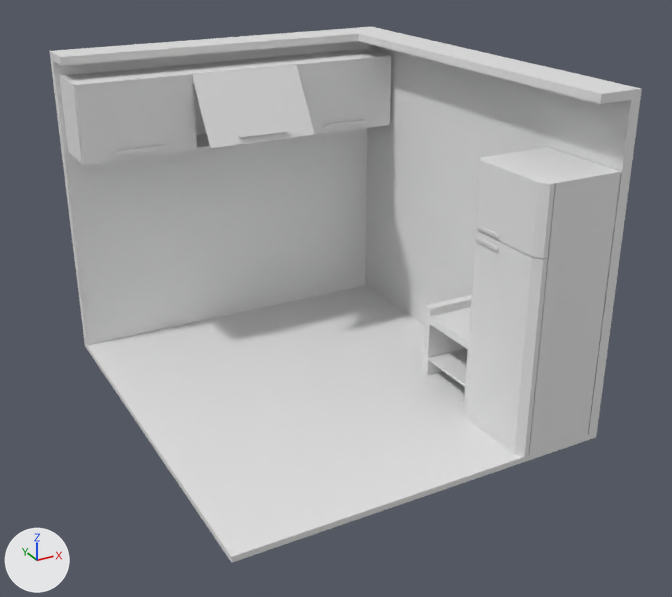
A saved change to the Blender file kitchen.blend.
Rendered twice from a 50 mm camera at (-2.24, -4.15, 2.7) aimed at (0.02, -0.04, 0.64). Lighting does not change. The marker at lower left points along +X, +Y and +Z.

Names of what the first picture shows: 'mini shelf', 'refregerator', 'room', 'top shelf'.
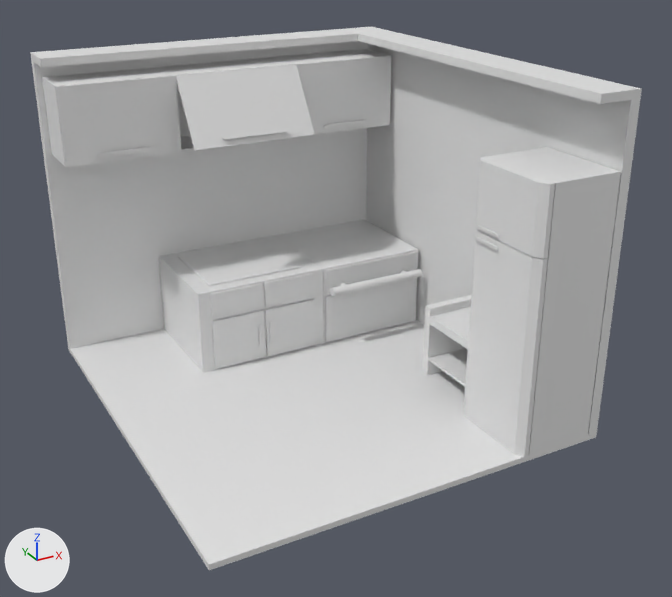
Commit message: add shelf

Where the change shows, as pixel boxes [x1, y1, x2, y2] in the pictures (672 x 597 px; the box of a moved part takes in the faces that stretch with it):
'room', reshaped: before [49, 27, 642, 562]; after [30, 27, 642, 570]
'top shelf', reshaped: before [59, 49, 391, 165]; after [42, 49, 391, 167]
'Cube.001', added: after [159, 236, 324, 373]
'Cube', added: after [275, 219, 418, 343]
'Cylinder', added: after [330, 269, 423, 296]
part 1 of me_cube, moved or reshaped: before [49, 51, 424, 562]; after [30, 51, 424, 570]
part 2 of me_cube_004, moved or reshaped: before [74, 74, 197, 165]; after [56, 75, 181, 167]
part 3 of me_cube_004, moved or reshaped: before [208, 128, 287, 149]; after [192, 128, 287, 151]
part 4 of me_cube_004, moved or reshaped: before [174, 57, 295, 140]; after [158, 57, 295, 142]
part 5 of me_cube_004, moved or reshaped: before [193, 83, 210, 149]; after [177, 84, 194, 151]
part 6 of me_cube_004, moved or reshaped: before [59, 66, 190, 164]; after [42, 67, 173, 166]

Patch to the scene script:
```diff
--- a/kitchen.blend.py
+++ b/kitchen.blend.py
@@ me_cube @@
 me_cube.from_pydata(...)  # 32 vertices, 32 faces; spans x -1.1..1.1, y -1.1..1.4, z -1.0..117.2
 # used by ob_room; location = (0.0, 0.0, 0.016); scale = (1.0, 1.0, 0.0158)
+# me_cube part 1: all 12 vertices in x -1.1, y -1.1..1.4, z -1.0..117.2 are moved by (-0.1, 0.0, 0.0)
 me_cube.materials.append(mat_material)
@@ me_cube_004 @@
 # used by ob_top_shelf; location = (-0.025, 1.139, 1.511)
-me_cube_004.from_pydata(...)  # 376 vertices, 315 faces; spans x -1.01..1.01, y -0.4..0.15, z -0.22..0.22
+me_cube_004.from_pydata(...)  # 376 vertices, 315 faces; spans x -1.1..1.01, y -0.4..0.15, z -0.22..0.22
+# me_cube_004 part 2: the loose piece of 104 vertices spanning x -1.0..-0.33, y -0.19..-0.15, z -0.22..0.22 is moved by (-0.1, 0.0, 0.0)
+# me_cube_004 part 3: 48 of the vertices in x -0.33..-0.15, y -0.4..-0.36, z -0.16..-0.1 are moved by (-0.1, 0.0, 0.0)
+# me_cube_004 part 4: 14 of the vertices in x -0.34..-0.15, y -0.17..0.15, z 0.21..0.22 are moved by (-0.1, 0.0, 0.0)
+# me_cube_004 part 5: 10 of the vertices in x -0.34..-0.33, y -0.15..0.15, z -0.22..-0.21 are moved by (-0.1, 0.0, 0.0)
+# me_cube_004 part 6: 4 of the vertices in x -1.01..-0.98, y -0.15..0.15, z 0.21..0.22 are moved by (-0.1, 0.0, 0.0)
@@ me_cube_005 @@
+me_cube_005.from_pydata(...)  # 352 vertices, 319 faces; spans x -0.464..0.464, y -0.376..0.345, z -0.262..0.262
+me_cube_005.polygons.foreach_set('use_smooth', [True] * 319)
@@ me_cylinder @@
+me_cylinder.from_pydata(...)  # 64 vertices, 34 faces; spans x -0.024..0.024, y -0.024..0.024, z -0.298..0.298
+me_cylinder.polygons.foreach_set('use_smooth', [True] * 34)
@@ me_cube_001 @@
+me_cube_001.from_pydata(...)  # 28 vertices, 26 faces; spans x -0.32..0.32, y -0.312..0.303, z -0.257..0.257
@@ ob_cube_001 @@
+ob_cube_001 = bpy.data.objects.new('Cube.001', me_cube_005)
+ob_cube_001.location = (-0.132, 0.945, 0.294)
+ob_cube_001.scale = (0.887, 1.0, 1.0)
@@ ob_cylinder @@
+ob_cylinder = bpy.data.objects.new('Cylinder', me_cylinder)
+ob_cylinder.location = (0.632, 0.526, 0.41)
+ob_cylinder.rotation_euler = (0.0, 1.571, 0.0)  # degrees (0, 90, 0)
+ob_cylinder.scale = (1.0, 1.15, 1.1)
@@ ob_cube @@
+ob_cube = bpy.data.objects.new('Cube', me_cube_001)
+ob_cube.location = (0.633, 0.941, 0.288)
+ob_cube.scale = (1.1, 1.15, 1.0)
```
